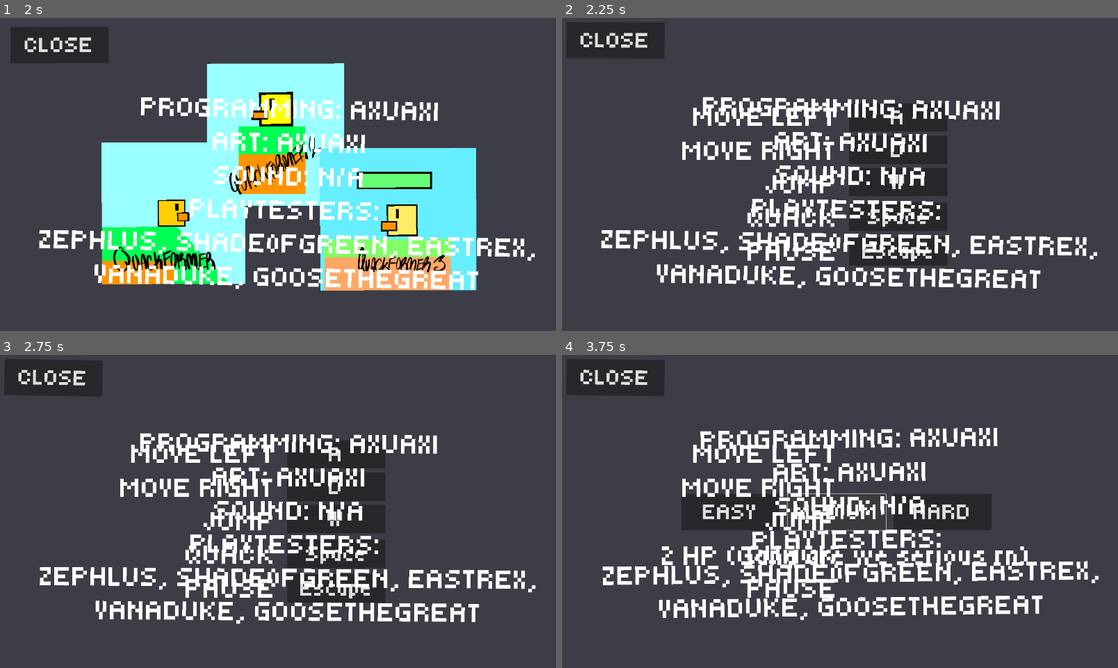
Above: before the commit, frames 1-4 (two rows, left to right).
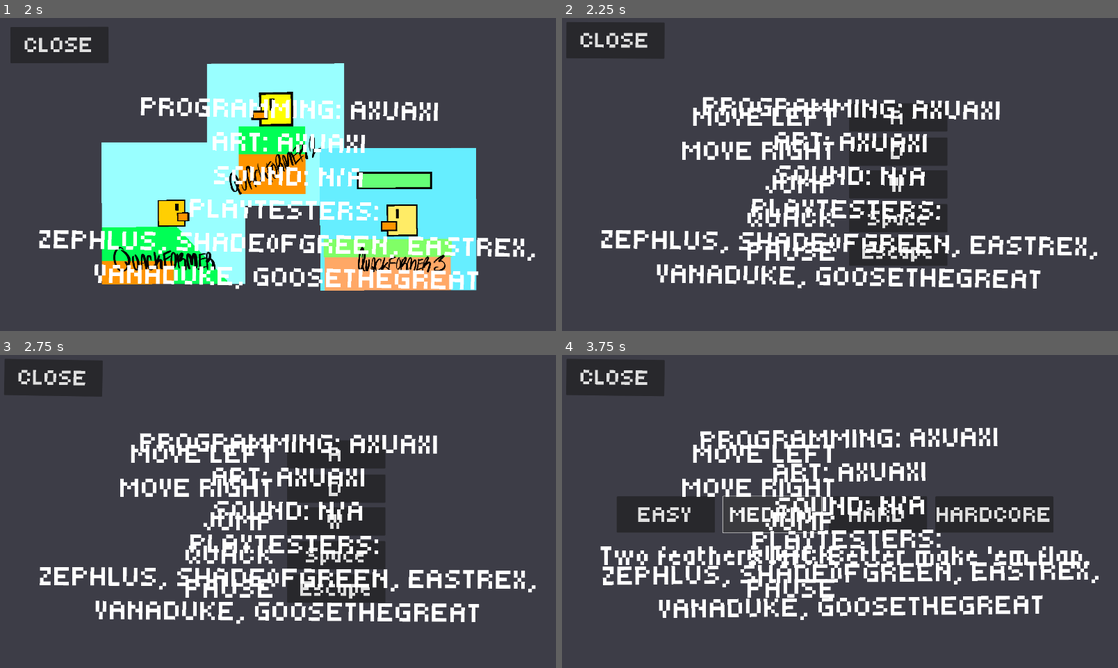
Above: after the commit, the same moments.

Repository: Axuaxi/Quackformer4
Game: Godot game, scene res://Screen/title_screen.tscn
The game is run twice, just before and just after one commit, with the same random seed, the same clock (stepped at 60 frames per second) and the same inputs.
Inputs:
- Up to frame 1 (2 s): click "CREDITS" at 0.5 s; click "BONUS" at 1.25 s
- Up to frame 2 (2.25 s): click "CONTROLS" at 2 s
- Up to frame 3 (2.75 s): no input
- Up to frame 4 (3.75 s): click "DIFFICULTY" at 2.75 s; click "MEDIUM" at 3.5 s

Frame 1 is identical in both runs. In frame 2, 0.6% of the frame differs, in the area x 51-70%, y 37-78%; in frame 3, 0.6%; in frame 4, 6.6%, in the area x 6-95%, y 44-69%.

Commit message:
added hardcore

Diff:
--- a/Screen/Scripts/difficulty_panel.gd
+++ b/Screen/Scripts/difficulty_panel.gd
@@ -3,6 +3,7 @@
 @onready var easy_btn = $EasyButton
 @onready var medium_btn = $MediumButton
 @onready var hard_btn = $HardButton
+@onready var hardcore_btn = $HardcoreButton
 @onready var description_label = $DescriptionLabel
 
 func _ready():
@@ -10,16 +11,17 @@
 	easy_btn.mouse_entered.connect(_on_easy_hover)
 	medium_btn.mouse_entered.connect(_on_medium_hover)
 	hard_btn.mouse_entered.connect(_on_hard_hover)
+	hardcore_btn.mouse_entered.connect(_on_hardcore_hover)
 
 	# Optional: Clear when not hovering
-	for btn in [easy_btn, medium_btn, hard_btn]:
+	for btn in [easy_btn, medium_btn, hard_btn, hardcore_btn]:
 		btn.mouse_exited.connect(_clear_description)
 
 func update_button_styles():
 	var selected_border = make_selected_border()
 
 	# Clear all styles first
-	for button in [easy_btn, medium_btn, hard_btn]:
+	for button in [easy_btn, medium_btn, hard_btn, hardcore_btn]:
 		button.remove_theme_stylebox_override("normal")
 		button.remove_theme_stylebox_override("hover")
 		button.remove_theme_stylebox_override("pressed")
@@ -32,6 +34,8 @@
 			medium_btn.add_theme_stylebox_override("normal", selected_border)
 		"hard":
 			hard_btn.add_theme_stylebox_override("normal", selected_border)
+		"hardcore":
+			hardcore_btn.add_theme_stylebox_override("normal", selected_border)
 
 func make_selected_border() -> StyleBoxFlat:
 	var box := StyleBoxFlat.new()
@@ -41,13 +45,16 @@
 	return box
 
 func _on_easy_hover():
-	description_label.text = "3 HP (Bruzz wyd ToT)"
+	description_label.text = "Three feathers and all day to waste."
 
 func _on_medium_hover():
-	description_label.text = "2 HP (Gang are we serious rn)"
+	description_label.text = "Two feathers left. Better make 'em flap."
 
 func _on_hard_hover():
-	description_label.text = "1 HP (Joated)"
+	description_label.text = "One feather. One dream. No waddling back."
+
+func _on_hardcore_hover():
+	description_label.text = "The pond ain’t big enough for failures."
 
 func _clear_description():
 	description_label.text = ""
--- /dev/null
+++ b/Screen/Scripts/hardcore_button.gd
@@ -0,0 +1,5 @@
+extends Button
+
+func _on_pressed() -> void:
+	Global.difficulty = "hardcore"
+	get_parent().update_button_styles()
--- a/Screen/title_screen.tscn
+++ b/Screen/title_screen.tscn
@@ -20,6 +20,7 @@
 [ext_resource type="Script" uid="uid://i6jmj1arqfpb" path="res://Screen/Scripts/difficulty_panel.gd" id="17_pghr7"]
 [ext_resource type="Script" uid="uid://cw3vl17litkkm" path="res://Screen/Scripts/medium_button.gd" id="18_ohx4o"]
 [ext_resource type="Script" uid="uid://cedrn7srr8np2" path="res://Screen/Scripts/hard_button.gd" id="19_pghr7"]
+[ext_resource type="Script" uid="uid://cxqjsyd7qs4iu" path="res://Screen/Scripts/hardcore_button.gd" id="21_acdc0"]
 
 [sub_resource type="StyleBoxFlat" id="StyleBoxFlat_jlmuc"]
 bg_color = Color(0.2408, 0.2408, 0.28, 1)
@@ -258,9 +259,9 @@
 [node name="ChangeRightButton" type="Button" parent="ControlsPanel"]
 layout_mode = 0
 offset_left = 1013.0
-offset_top = 423.0
+offset_top = 429.0
 offset_right = 1352.0
-offset_bottom = 521.0
+offset_bottom = 527.0
 theme_override_fonts/font = ExtResource("1_1sjca")
 theme_override_font_sizes/font_size = 80
 text = "D"
@@ -271,9 +272,9 @@
 [node name="ChangeJumpButton" type="Button" parent="ControlsPanel"]
 layout_mode = 0
 offset_left = 1013.0
-offset_top = 534.0
+offset_top = 542.0
 offset_right = 1352.0
-offset_bottom = 632.0
+offset_bottom = 640.0
 theme_override_fonts/font = ExtResource("1_1sjca")
 theme_override_font_sizes/font_size = 80
 text = "W"
@@ -284,9 +285,9 @@
 [node name="ChangeQuackButton" type="Button" parent="ControlsPanel"]
 layout_mode = 0
 offset_left = 1013.0
-offset_top = 654.0
+offset_top = 659.0
 offset_right = 1352.0
-offset_bottom = 752.0
+offset_bottom = 757.0
 theme_override_fonts/font = ExtResource("1_1sjca")
 theme_override_font_sizes/font_size = 80
 text = "Space"
@@ -297,9 +298,9 @@
 [node name="ChangePauseButton" type="Button" parent="ControlsPanel"]
 layout_mode = 0
 offset_left = 1013.0
-offset_top = 773.0
+offset_top = 774.0
 offset_right = 1352.0
-offset_bottom = 871.0
+offset_bottom = 872.0
 theme_override_fonts/font = ExtResource("1_1sjca")
 theme_override_font_sizes/font_size = 80
 text = "D"
@@ -340,35 +341,46 @@
 script = ExtResource("7_jlmuc")
 
 [node name="EasyButton" type="Button" parent="DifficultyPanel"]
-offset_left = 433.0
-offset_top = 496.0
-offset_right = 772.0
-offset_bottom = 621.0
+offset_left = 210.0
+offset_top = 505.0
+offset_right = 549.0
+offset_bottom = 630.0
 theme_override_fonts/font = ExtResource("1_1sjca")
 theme_override_font_sizes/font_size = 80
 text = "EASY"
 script = ExtResource("17_0rjjr")
 
 [node name="MediumButton" type="Button" parent="DifficultyPanel"]
-offset_left = 800.0
-offset_top = 496.0
-offset_right = 1139.0
-offset_bottom = 621.0
+offset_left = 577.0
+offset_top = 505.0
+offset_right = 916.0
+offset_bottom = 630.0
 theme_override_fonts/font = ExtResource("1_1sjca")
 theme_override_font_sizes/font_size = 80
 text = "MEDIUM"
 script = ExtResource("18_ohx4o")
 
 [node name="HardButton" type="Button" parent="DifficultyPanel"]
-offset_left = 1166.0
-offset_top = 496.0
-offset_right = 1505.0
-offset_bottom = 621.0
+offset_left = 943.0
+offset_top = 505.0
+offset_right = 1282.0
+offset_bottom = 630.0
 theme = SubResource("Theme_acdc0")
 theme_override_fonts/font = ExtResource("1_1sjca")
 theme_override_font_sizes/font_size = 80
 text = "HARD"
 script = ExtResource("19_pghr7")
+
+[node name="HardcoreButton" type="Button" parent="DifficultyPanel"]
+offset_left = 1310.0
+offset_top = 505.0
+offset_right = 1718.0
+offset_bottom = 630.0
+theme = SubResource("Theme_acdc0")
+theme_override_fonts/font = ExtResource("1_1sjca")
+theme_override_font_sizes/font_size = 80
+text = "HARDCORE"
+script = ExtResource("21_acdc0")
 
 [node name="DescriptionLabel" type="Label" parent="DifficultyPanel"]
 z_index = 1
@@ -394,3 +406,4 @@
 [connection signal="pressed" from="DifficultyPanel/EasyButton" to="DifficultyPanel/EasyButton" method="_on_pressed"]
 [connection signal="pressed" from="DifficultyPanel/MediumButton" to="DifficultyPanel/MediumButton" method="_on_pressed"]
 [connection signal="pressed" from="DifficultyPanel/HardButton" to="DifficultyPanel/HardButton" method="_on_pressed"]
+[connection signal="pressed" from="DifficultyPanel/HardcoreButton" to="DifficultyPanel/HardcoreButton" method="_on_pressed"]
--- a/Scripts/Game Manager/lava_rising.gd
+++ b/Scripts/Game Manager/lava_rising.gd
@@ -56,4 +56,10 @@
 func _on_body_entered(body: Node) -> void:
 	if body.name == "Player":
 		print("🔥 Lava touched player!")
-		get_node("/root/Game").load_level(get_node("/root/Game").current_level_index)
+		if Global.difficulty != "hardcore":
+			get_node("/root/Game").load_level(get_node("/root/Game").current_level_index)
+		else:
+			get_node("/root/Game").current_level_index = 0
+			body.can_quack = false
+			body.hp_bar.visible = false
+			get_node("/root/Game").load_level(0)
--- a/Scripts/Movement/duck_controller.gd
+++ b/Scripts/Movement/duck_controller.gd
@@ -45,6 +45,7 @@
 		"easy": max_health = 3
 		"medium": max_health = 2
 		"hard": max_health = 1
+		"hardcore": max_health = 1
 		_: max_health = 1
 
 	jumps_left = max_jumps
@@ -214,7 +215,14 @@
 		var collider = col.get_collider()
 		if collider.name == "TileMapLayer2":
 			print("🔥 Touched lava!")
-			take_damage(3)
+			if Global.difficulty != "hardcore":
+				get_node("/root/Game").load_level(get_node("/root/Game").current_level_index)
+			else:
+				get_node("/root/Game").current_level_index = 0
+				can_quack = false
+				hp_bar.visible = false
+				get_node("/root/Game").load_level(0)  # Level 0 for hardcore restart
+
 
 # --- DEATH HANDLING ---
 func die_and_restart():
@@ -226,7 +234,13 @@
 		for node in get_tree().get_nodes_in_group(group):
 			node.queue_free()
 
-	get_node("/root/Game").load_level(get_node("/root/Game").current_level_index)
+	if Global.difficulty !=  "hardcore":
+		get_node("/root/Game").load_level(get_node("/root/Game").current_level_index)
+	else:
+		get_node("/root/Game").current_level_index = 0
+		can_quack = false
+		hp_bar.visible = false
+		get_node("/root/Game").load_level(0)
 
 	await get_tree().create_timer(0.1).timeout
 	Global.game_over = false
@@ -253,4 +267,10 @@
 	dialogue_active = false
 	visible = true
 	collision_layer = collision_layer | 1
-	get_node("/root/Game").load_level(get_node("/root/Game").current_level_index)
+	if Global.difficulty != "hardcore":
+		get_node("/root/Game").load_level(get_node("/root/Game").current_level_index)
+	else:
+		get_node("/root/Game").current_level_index = 0
+		can_quack = false
+		hp_bar.visible = false
+		get_node("/root/Game").load_level(0)
--- a/Single Assets/shockwave.gd
+++ b/Single Assets/shockwave.gd
@@ -8,7 +8,6 @@
 var has_hit := false
 
 func _ready() -> void:
-	add_to_group("shockwaves")
 	has_hit = false
 	$CollisionPolygon2D.disabled = false
 	$GPUParticles2D.emitting = true
--- a/Single Assets/sir_oinksalot.gd
+++ b/Single Assets/sir_oinksalot.gd
@@ -159,6 +159,7 @@
 	var shockwave_scene = preload("res://Single Assets/shockwave.tscn")
 	for dir in [Vector2.LEFT, Vector2.RIGHT]:
 		var shockwave = shockwave_scene.instantiate()
+		shockwave.add_to_group("shockwaves")
 		shockwave.global_position = global_position + Vector2(0, -3)
 		shockwave.direction = dir
 
Not shown, added: Screen/Scripts/hardcore_button.gd.uid
Not shown: 1 places in Screen/title_screen.tscn that only renumber resources
Not shown, changed: Quackformer4.exe
Not shown, changed: Quackformer4.pck
